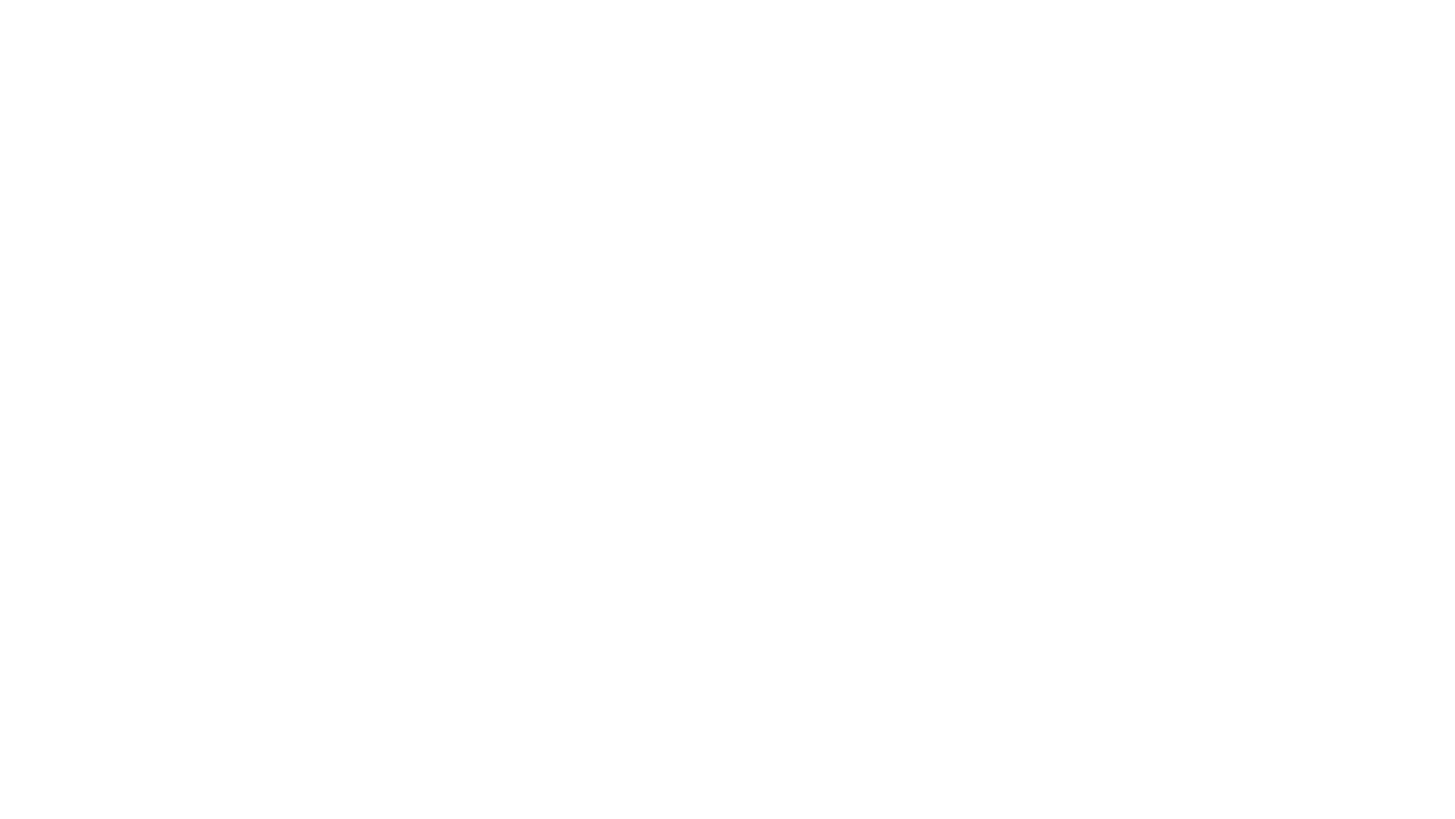
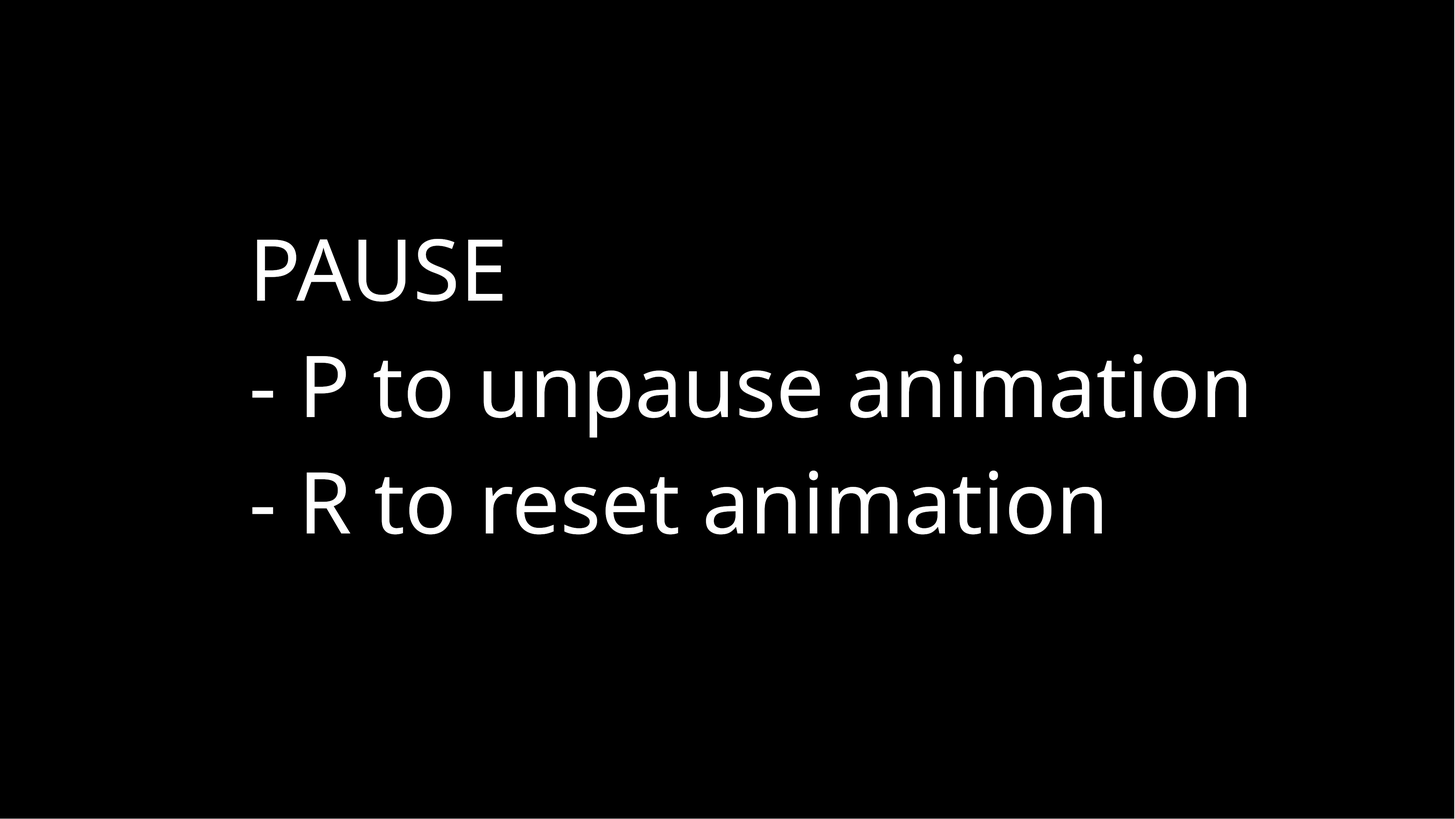
Comparing the layer stacks of the two w=1455, h=819 images. Changes:
painted on "PAUSE ..." over [248, 209, 1262, 637]
painted on "Background" over [0, 0, 1455, 819]
